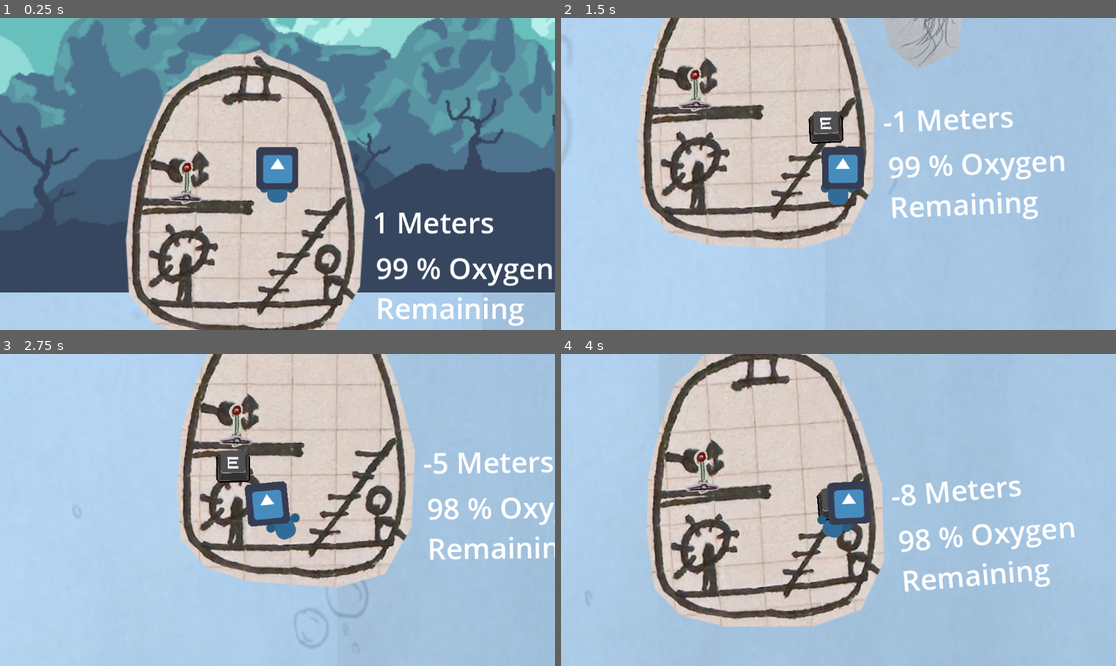
Above: before the commit, frames 1-4 (two rows, left to right).
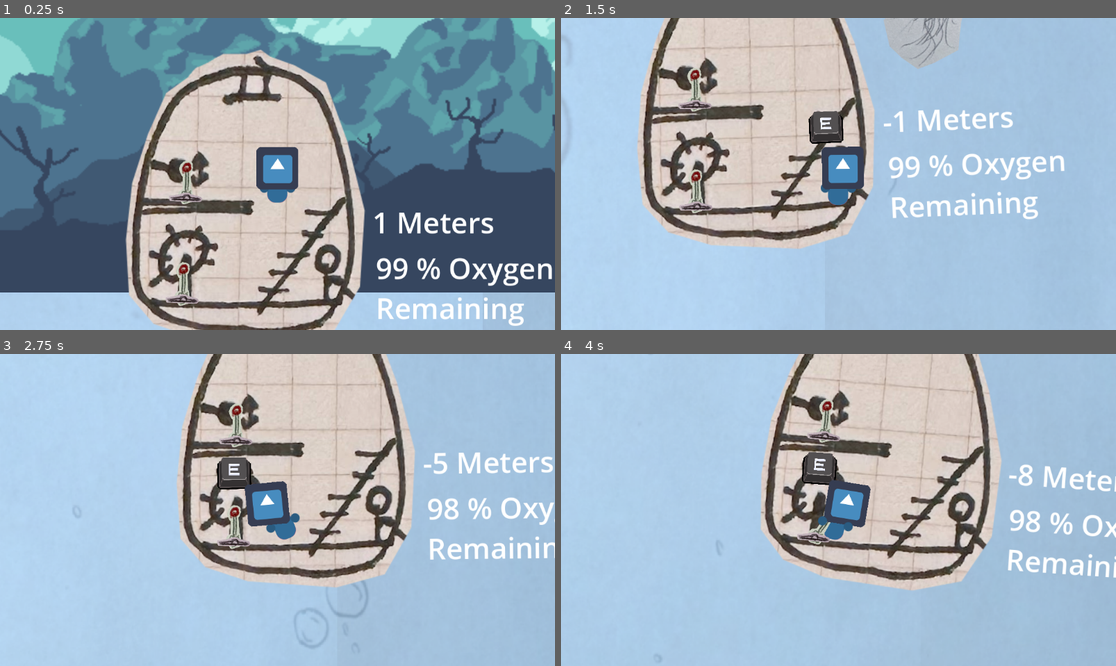
Above: after the commit, the same moments.

Repository: calzila/GGJ_2025
Game: Godot game, scene res://Overworld.tscn
The game is run twice, just before and just after one commit, with the same random seed, the same clock (stepped at 60 frames per second) and the same inputs. The engine's default icon, where the game draws it, is replaced by a stand-in: a white triangle on a blue panel in a dark square.
Inputs:
- Up to frame 1 (0.25 s): no input
- Up to frame 2 (1.5 s): tap Enter (ui_accept) at 0.5, 0.77 s; hold D (move_right) from 0.53 s (still down); tap E (Grab) at 0.6, 1.35 s
- Up to frame 3 (2.75 s): tap Enter (ui_accept) at 1.52 s; release D (move_right) at 2.03 s; hold A (move_left) from 2.03 s (still down); tap E (Grab) at 2.1 s
- Up to frame 4 (4 s): release A (move_left) at 2.78 s; hold D (move_right) from 2.78 s (still down); tap E (Grab) at 2.85, 3.6 s; tap Enter (ui_accept) at 3.02, 3.77 s

The runs differ from the first frame. In frame 1, 0.3% of the frame differs, in the area x 29-36%, y 78-93%; in frame 2, 0.3%; in frame 3, 0.8%; in frame 4, 45%, in the area x 4-100%, y 0-88%.
Error in both runs: Invalid assignment of property or key 'playerIsHolding' with value of type 'bool' on a base object of type 'Nil'. (res://grabber.gd:46)

Commit message:
Fixing some bullshit

Diff:
--- a/TheSub.tscn
+++ b/TheSub.tscn
@@ -85,9 +85,10 @@
 theSub = NodePath("..")
 associatedLever = NodePath("../Lever_Light")
 
-[node name="Area2D_Button3" parent="." node_paths=PackedStringArray("theSub") instance=ExtResource("4_0fm0l")]
-position = Vector2(-132, -26)
+[node name="Area2D_Button3" parent="." node_paths=PackedStringArray("theSub", "associatedLever") instance=ExtResource("4_0fm0l")]
+position = Vector2(-130, -12)
 theSub = NodePath("..")
+associatedLever = NodePath("../Lever_Steering")
 
 [node name="Area2D_Button4" parent="." node_paths=PackedStringArray("theSub") instance=ExtResource("4_0fm0l")]
 position = Vector2(144, -22)
@@ -124,4 +125,8 @@
 scale = Vector2(0.64, 0.64)
 texture = ExtResource("7_oj24b")
 
+[node name="Lever_Steering" parent="." instance=ExtResource("6_3th0t")]
+position = Vector2(-132, -2)
+rotation = 0.00491648
+
 [connection signal="timeout" from="TimerFishSpawn" to="." method="_on_timer_fish_spawn_timeout"]
